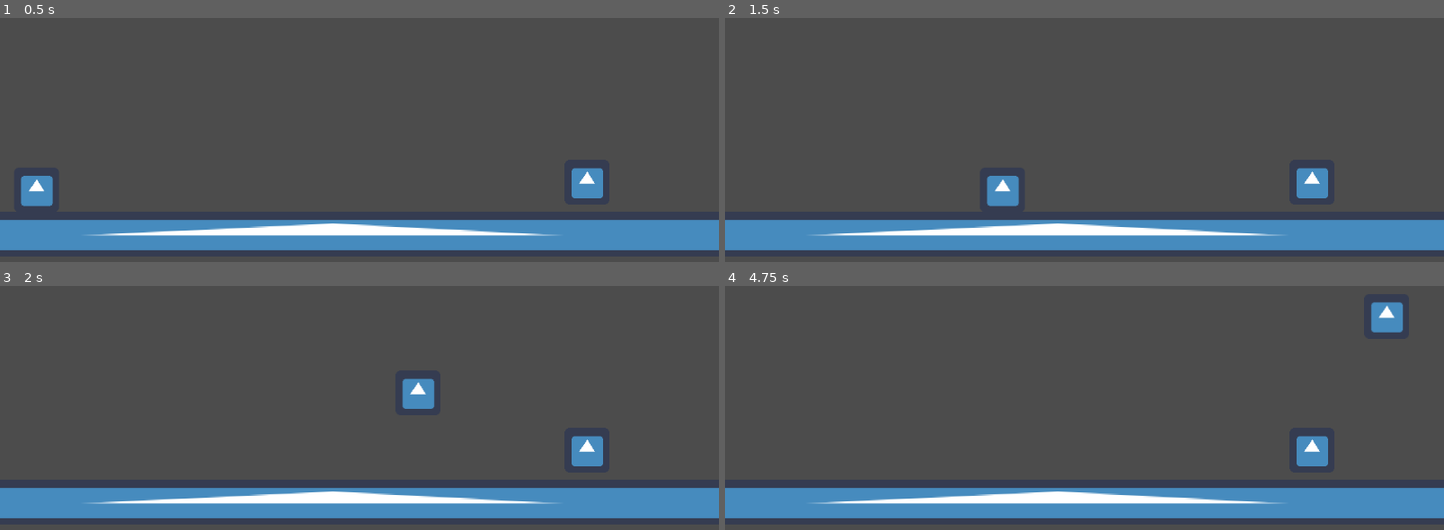
Above: before the commit, frames 1-4 (two rows, left to right).
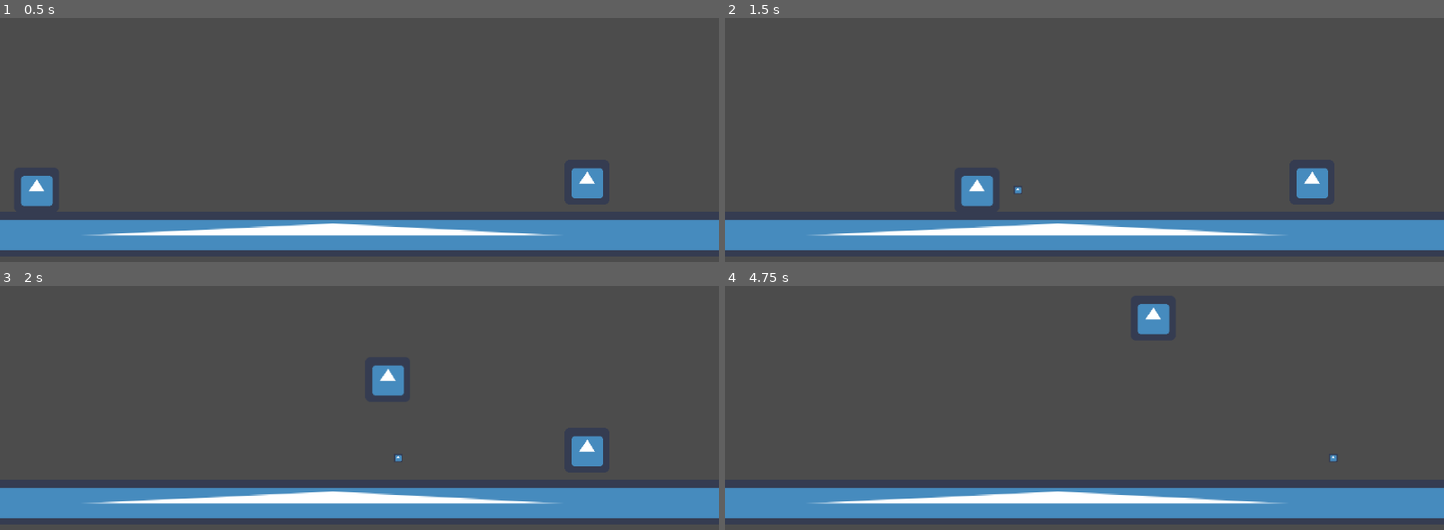
Above: after the commit, the same moments.

Repository: Haerezis/gmtk-gamejam-2022
Game: Godot game, scene res://scenes/test_stuff/TestWorld.tscn
Two runs of this game, one before a commit and one after it. Both use one fixed random seed, a clock stepped at 60 frames per second and the inputs below. This scene is started directly instead of the project's main scene. The engine's default icon, where the game draws it, is replaced by a stand-in: a white triangle on a blue panel in a dark square.
Inputs:
- Up to frame 1 (0.5 s): no input
- Up to frame 2 (1.5 s): hold J (shoot, bound only after the commit) 0.53-1.28 s; hold D (right) from 0.53 s (still down); tap Space (jump) at 0.77 s; tap J (shoot, bound only after the commit) at 1.35 s
- Up to frame 3 (2 s): keep holding D (right); tap Space (jump) at 1.52 s
- Up to frame 4 (4.75 s): release D (right) at 2.03 s; hold A (left) 2.03-2.78 s; hold J (shoot, bound only after the commit) 2.03-2.78 s; hold D (right) 2.78-4.28 s; tap J (shoot, bound only after the commit) at 2.85, 4.35 s; tap Space (jump) at 3.02, 3.77, 4.52 s; hold J (shoot, bound only after the commit) 3.53-4.28 s; hold A (left) from 4.28 s (still down)

Frame 1 is identical in both runs. In frame 2, 0.9% of the frame differs, in the area x 32-42%, y 64-78%; in frame 3, 1.1%; in frame 4, 1.7%, in the area x 57-95%, y 6-74%.

Commit message:
gun shoot good

Diff:
--- a/common/scripts/gun/Bullet.gd
+++ b/common/scripts/gun/Bullet.gd
@@ -1,11 +1,11 @@
 extends KinematicBody2D
 
 var maxDistance = 200
-var distance
+var distance : int
 
 func _physics_process(delta):
-	position.x += 2
-	distance += 2
+	position.x += 5
+	distance += 5
 
 	if distance > maxDistance:
 		queue_free()
--- a/common/scripts/gun/DefaultGun.gd
+++ b/common/scripts/gun/DefaultGun.gd
@@ -4,4 +4,5 @@
 	var bullet = preload("res://scenes/guns/Bullet.tscn")
 	var bulletIns = bullet.instance()
 
-	bulletIns.position = position
+	bulletIns.global_position = global_position
+	get_parent().get_parent().get_node("Bullets").add_child(bulletIns)
--- a/common/scripts/player.gd
+++ b/common/scripts/player.gd
@@ -10,8 +10,10 @@
 export var airspeedmodifer = 2
 export var turnspeed = 100
 
+func _input(event):
+	if event.is_action_pressed("shoot"):
+		get_node("DefaultGun").shoot()
 
-# Called when the node enters the scene tree for the first time.
 func _ready():
 	Engine.iterations_per_second = 60
 
@@ -40,9 +42,6 @@
 	if not is_on_floor() :
 		velocity.y += gravity * delta
 	velocity = move_and_slide(velocity,Vector2.UP)
-# Called every frame. 'delta' is the elapsed time since the previous frame.
-#func _process(delta):
-#	pass
 
 
 func _on_landing_body_entered(body):
--- a/project.godot
+++ b/project.godot
@@ -31,6 +31,11 @@
 "events": [ Object(InputEventKey,"resource_local_to_scene":false,"resource_name":"","device":0,"alt":false,"shift":false,"control":false,"meta":false,"command":false,"pressed":false,"scancode":0,"physical_scancode":32,"unicode":0,"echo":false,"script":null)
  ]
 }
+shoot={
+"deadzone": 0.5,
+"events": [ Object(InputEventKey,"resource_local_to_scene":false,"resource_name":"","device":0,"alt":false,"shift":false,"control":false,"meta":false,"command":false,"pressed":false,"scancode":74,"physical_scancode":0,"unicode":0,"echo":false,"script":null)
+ ]
+}
 
 [layer_names]
 
--- a/scenes/guns/Bullet.tscn
+++ b/scenes/guns/Bullet.tscn
@@ -21,6 +21,7 @@
 texture = ExtResource( 1 )
 
 [node name="Hitbox" parent="." instance=ExtResource( 2 )]
+collision_mask = 4
 
 [node name="CollisionShape2D" parent="Hitbox" index="0"]
 shape = SubResource( 2 )
--- a/scenes/player.tscn
+++ b/scenes/player.tscn
@@ -1,8 +1,9 @@
-[gd_scene load_steps=10 format=2]
+[gd_scene load_steps=11 format=2]
 
 [ext_resource path="res://icon.png" type="Texture" id=1]
 [ext_resource path="res://common/scripts/player.gd" type="Script" id=2]
 [ext_resource path="res://scenes/areas/Hurtbox.tscn" type="PackedScene" id=3]
+[ext_resource path="res://scenes/guns/DefaultGun.tscn" type="PackedScene" id=4]
 
 [sub_resource type="RectangleShape2D" id=1]
 extents = Vector2( 32, 32 )
@@ -113,6 +114,9 @@
 [node name="CollisionShape2D" parent="Hurtbox" index="0"]
 shape = SubResource( 6 )
 
+[node name="DefaultGun" parent="." instance=ExtResource( 4 )]
+position = Vector2( 35, 0 )
+
 [connection signal="body_entered" from="landing" to="." method="_on_landing_body_entered"]
 
 [editable path="Hurtbox"]
--- a/scenes/test_stuff/TestWorld.tscn
+++ b/scenes/test_stuff/TestWorld.tscn
@@ -29,3 +29,5 @@
 [node name="Player" parent="." instance=ExtResource( 3 )]
 position = Vector2( 52, 358 )
 jump = 10
+
+[node name="Bullets" type="Node2D" parent="."]
